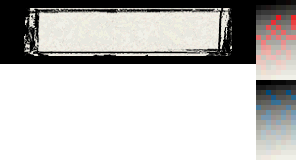
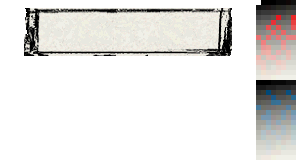
Two versions of the same layered image (296px x 160px). Layer-by-layer changes:
renamed "Layer 0" to "Layer 2", painted on it over [0, 0, 261, 64]
